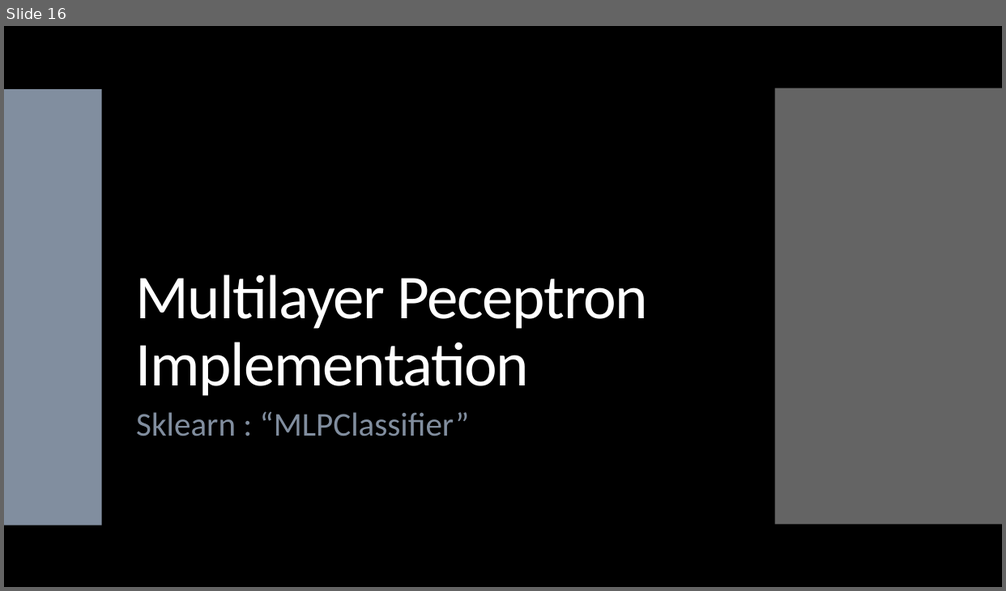
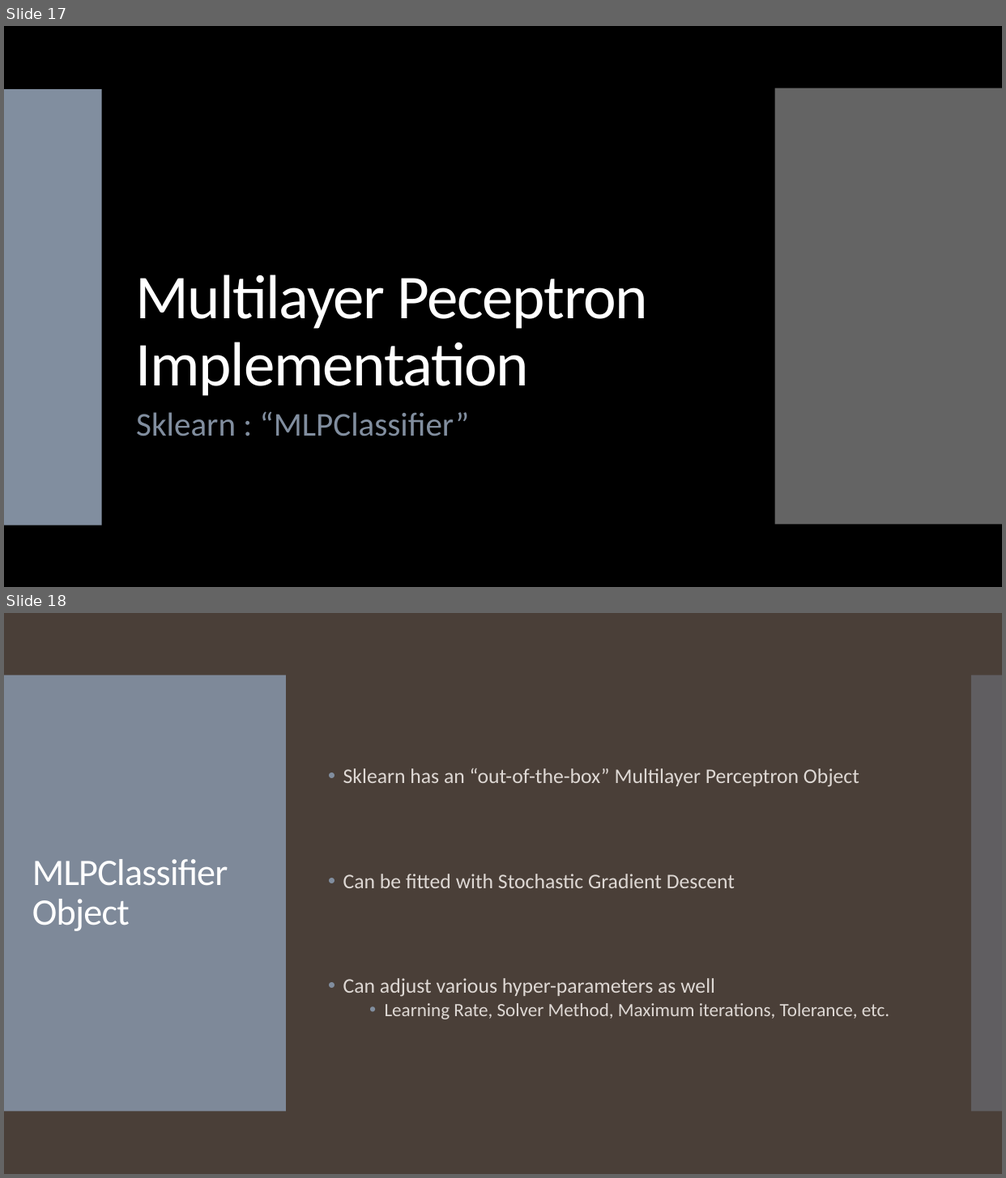
Before and after one commit to landonbuell/Convolutional-Neural-Networks, a slide deck: Presentations/11_03_2020/Training a Multilayer Perceptron with Stochastic Gradient Descent.pptx. Shown one above the other, each under a label of ours: slide 16 before the commit, slides 17 and 18 after it. The pictures are 1006x591 and 1006x1178 pixels, drawn with LibreOffice and Linux fonts; fonts in the diff are those of the drawing. Boxes give left, top, right and bottom in pixels: in the first picture for what was removed or moved away, otherwise in the second. Text is boxed around its words. In the diff, an @@ line names an element or a change of style, - is before the commit and + after.

Commit message:
8 March 2020
- Updates to source code breakdown
- Need to investigate discrete loss function gradient

```diff
--- a/Presentations/11_03_2020/Training a Multilayer Perceptron with Stochastic Gradient Descent.pptx
+++ b/Presentations/11_03_2020/Training a Multilayer Perceptron with Stochastic Gradient Descent.pptx
@@ slide 18 added at bbox=[4, 613, 1002, 1174], background #4A3F38; not listed: 2 template elements that a slide beside it also shows @@
@@ text added at bbox=[343, 769, 889, 1020], 20 pt, text #DED8D4 @@
+• Sklearn has an “out-of-the-box” Multilayer Perceptron Object
+• Can be fitted with Stochastic Gradient Descent
+• Can adjust various hyper-parameters as well
+  • Learning Rate, Solver Method, Maximum iterations, Tolerance, etc.
@@ title added at bbox=[32, 859, 228, 931], 36 pt, text #FFFFFF @@
+MLPClassifier Object
@@ what was slide 16 is now slide 17 @@
```
Also in this commit, not shown: 3 slides changed, 5 other slides added, 1 other file.
